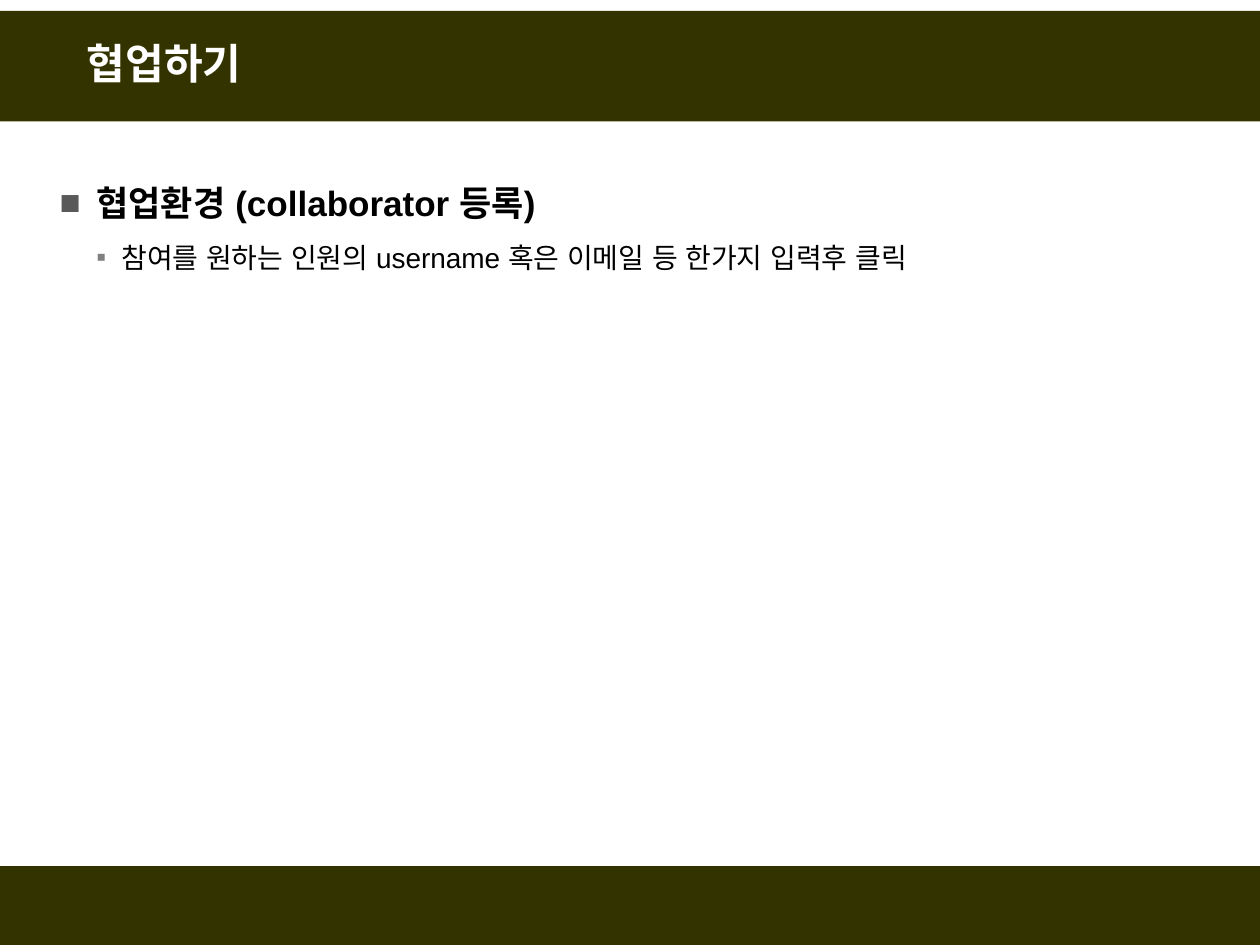
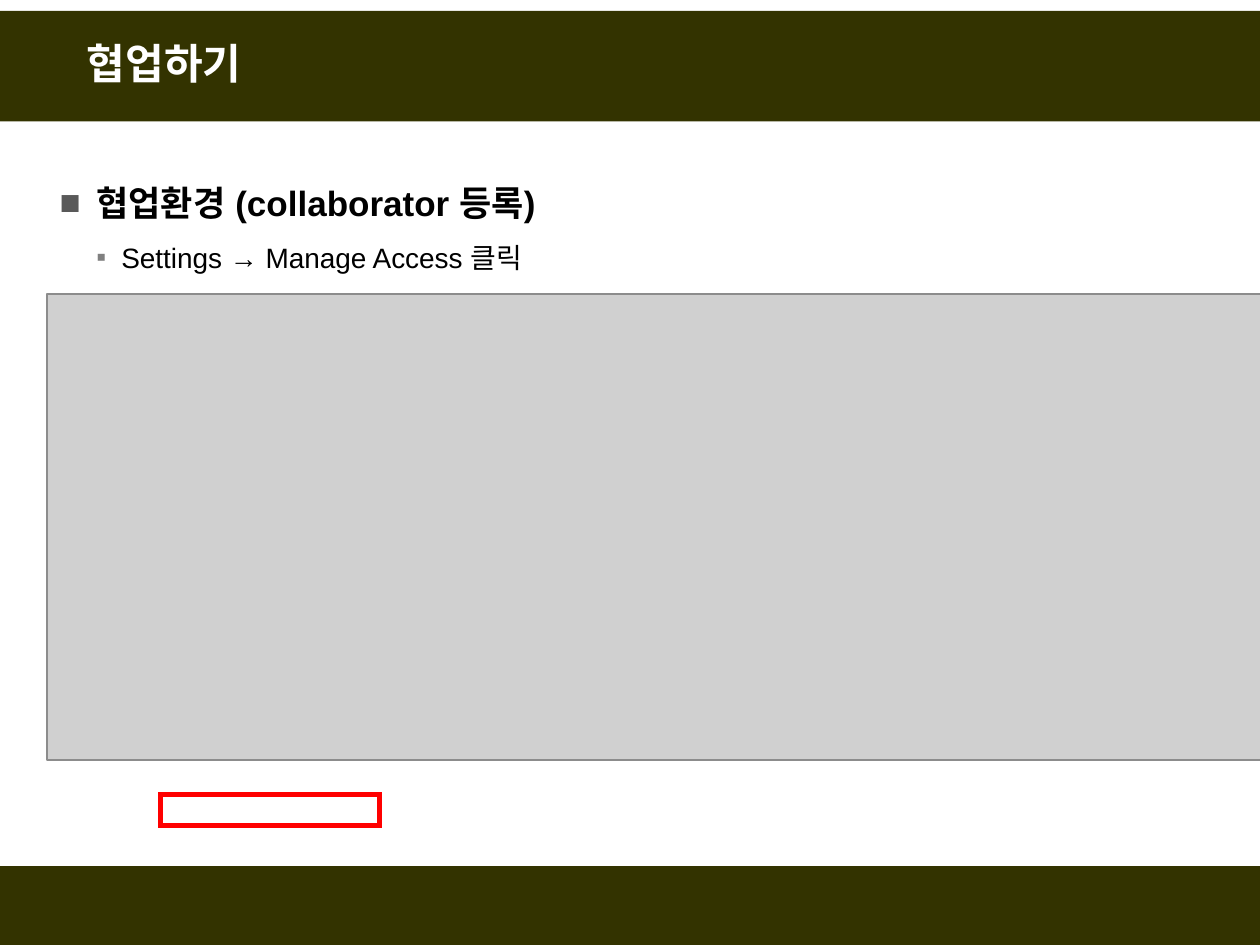
Before and after one commit to fasthill/github-lecture, a slide deck: slide 31 of git및github첫걸음-협업하기.pptx (slide 13 before the commit). Drawn at 1260x945 pixels with LibreOffice and Linux fonts; fonts in the diff are those of the drawing; grey boxes stand for pictures. Boxes give left, top, right and bottom in pixels: in the first picture for what was removed or moved away, otherwise in the second. Text is boxed around its words. In the diff, an @@ line names an element or a change of style, - is before the commit and + after.

```diff
--- a/git및github첫걸음-협업하기.pptx
+++ b/git및github첫걸음-협업하기.pptx
@@ text at (121, 245, 522, 273): text changed @@
-  ▪ 참여를 원하는 인원의 username 혹은 이메일 등 한가지 입력후 클릭
+  ▪ Settings → Manage Access 클릭
@@ picture added at (47, 294, 1260, 760) @@
@@ rectangle added at (160, 795, 379, 825), outline #FF0000 3 pt @@
```
Also in this commit, not shown: 9 other slides changed, 13 slides added, 2 other files.
